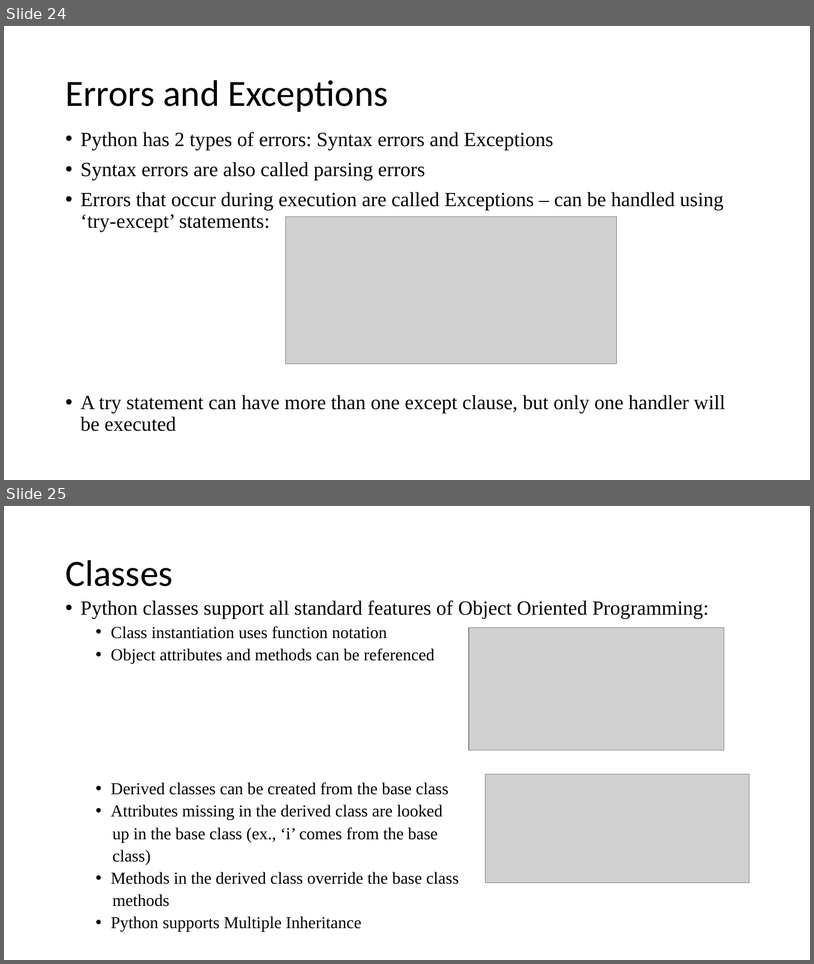
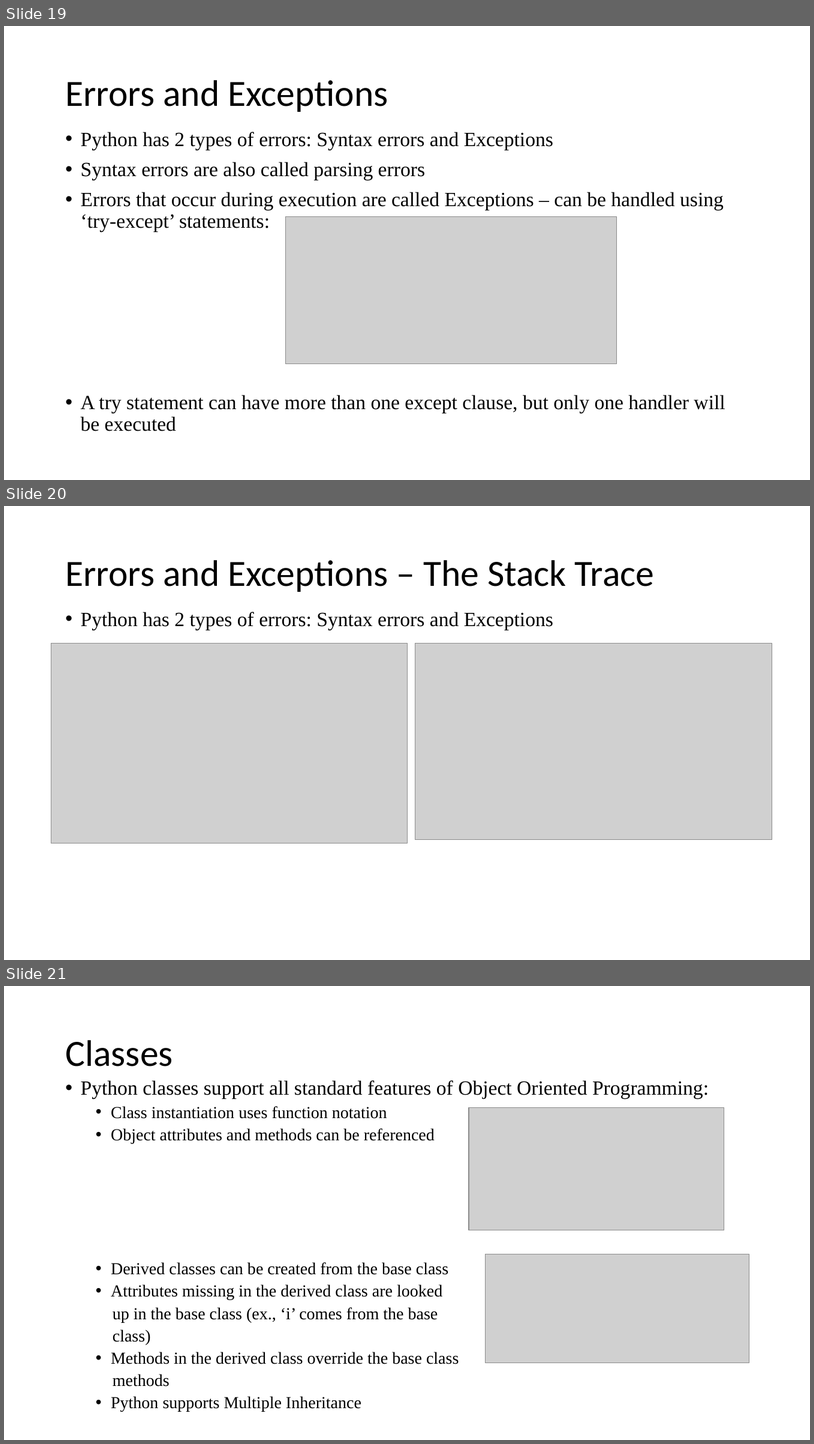
Before and after one commit to EmoryPython/Lab, a slide deck: lecture/Python Programing.pptx. Shown one above the other, each under a label of ours: slides 24 and 25 before the commit, slides 19, 20 and 21 after it. The pictures are 814x964 and 814x1444 pixels, drawn with LibreOffice and Linux fonts; fonts in the diff are those of the drawing; grey boxes stand for pictures. Boxes give left, top, right and bottom in pixels: in the first picture for what was removed or moved away, otherwise in the second. Text is boxed around its words. In the diff, an @@ line names an element or a change of style, - is before the commit and + after.

Commit message:
Updated with following content
regulerexpression
global interpriter lock
date and time
pip
python protocals
with i/o
error stacktrace

```diff
--- a/lecture/Python Programing.pptx
+++ b/lecture/Python Programing.pptx
@@ slide 20 added at (4, 506, 810, 960), background #FFFFFF @@
@@ title added at (65, 560, 655, 592), 44 pt, text #000000 @@
+Errors and Exceptions – The Stack Trace
@@ text added at (81, 612, 554, 630), 24 pt, text #000000 @@
+• Python has 2 types of errors: Syntax errors and Exceptions
@@ picture added at (51, 643, 408, 843) @@
@@ picture added at (416, 643, 772, 840) @@
@@ what was slide 24 is now slide 19 @@
@@ what was slide 25 is now slide 21 @@
```
Also in this commit, not shown: 5 slides changed, 7 other slides added.
